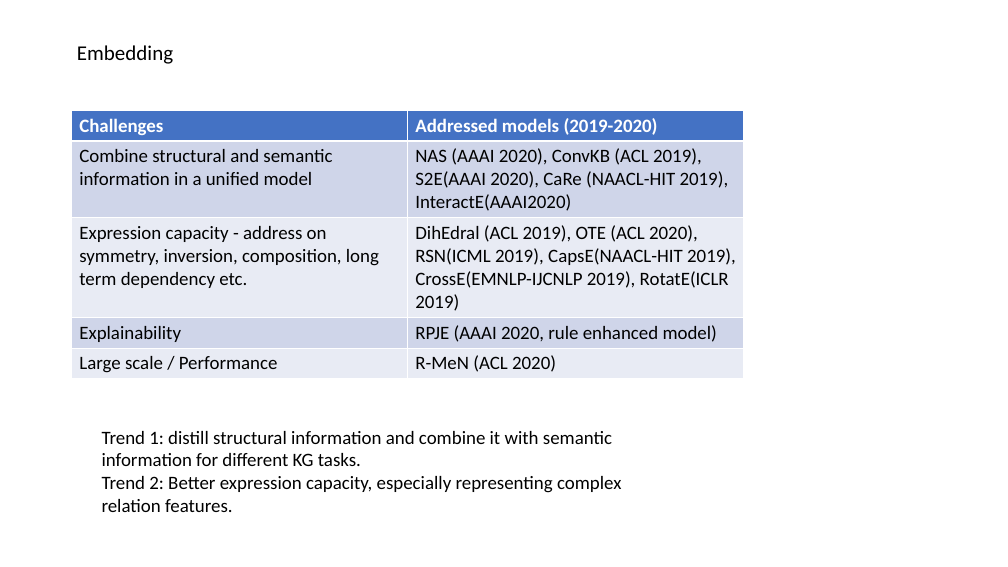
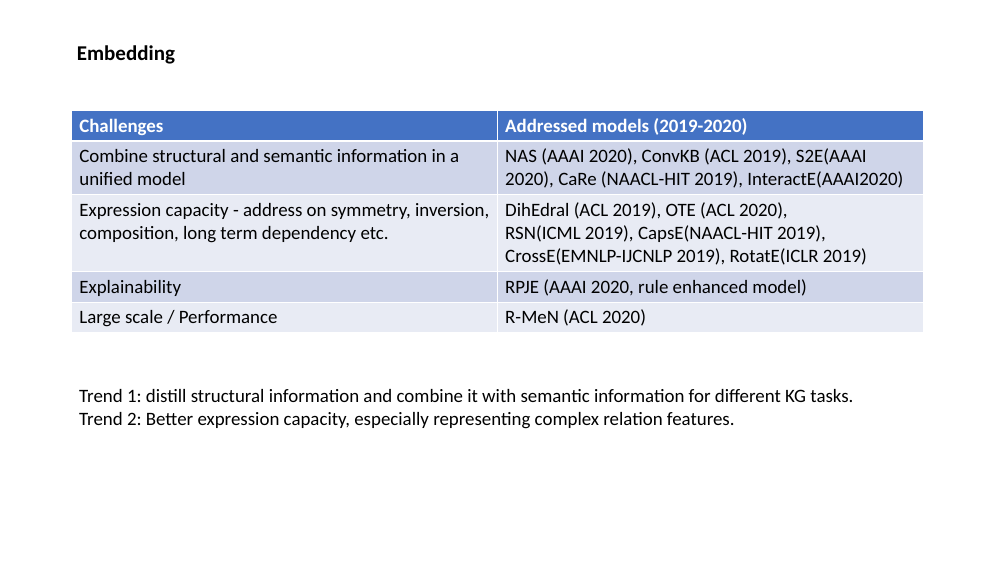
Before and after one commit to sylviawangfr/KGpaper, a slide deck: slide 3 of Presentation2.pptx. Drawn at 1008x567 pixels with LibreOffice and Linux fonts; fonts in the diff are those of the drawing. Boxes give left, top, right and bottom in pixels: in the first picture for what was removed or moved away, otherwise in the second. Text is boxed around its words. In the diff, an @@ line names an element or a change of style, - is before the commit and + after.

```diff
--- a/Presentation2.pptx
+++ b/Presentation2.pptx
@@ title "Embedding" at (77, 45, 175, 64): bold on @@
@@ table: place and size @@
-table at (72, 110, 743, 377)
+table at (72, 110, 923, 331)
@@ text "Trend 1: distill structural information ..." rewrapped from (102, 431, 621, 512) to (79, 389, 853, 429) @@
```
Also in this commit, not shown: 3 other slides changed, 2 slides added, 1 slide removed, 1 other file.
